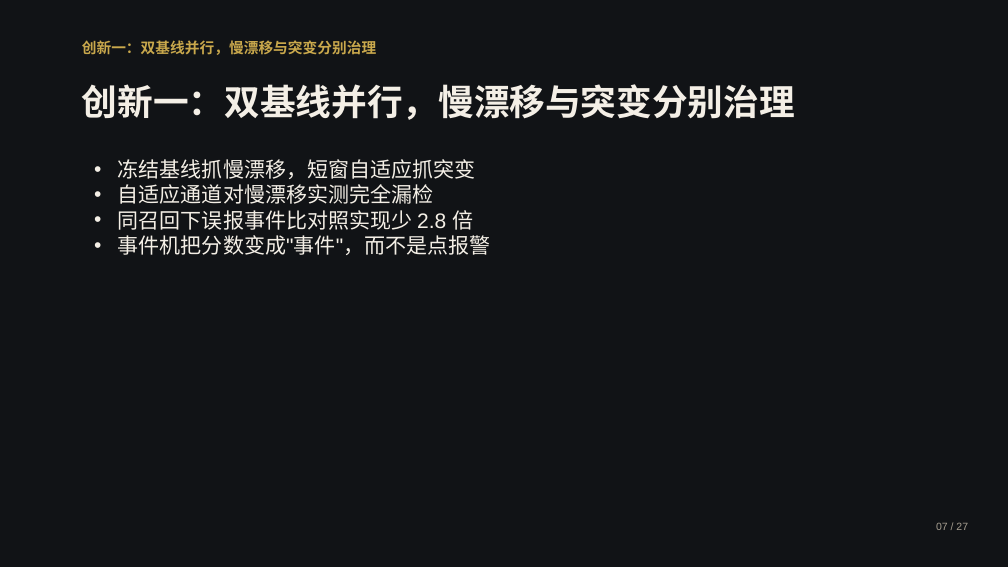
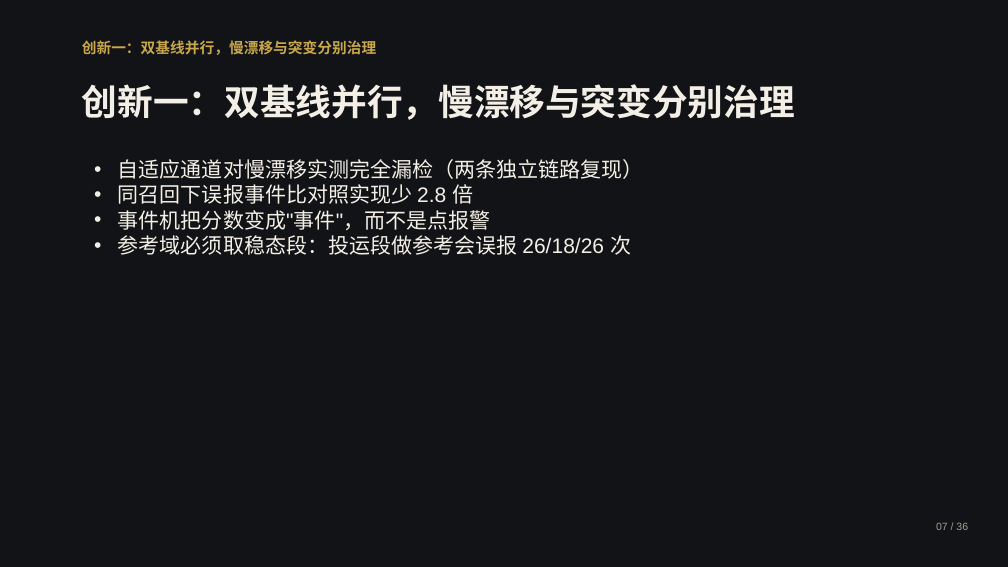
Before and after one commit to by739yang/BEWG_PdM, a slide deck: slide 9 of deliverables/ppt/澜脉_商业计划书.pptx (slide 7 before the commit). Drawn at 1008x567 pixels with LibreOffice and Linux fonts; fonts in the diff are those of the drawing. Boxes give left, top, right and bottom in pixels: in the first picture for what was removed or moved away, otherwise in the second. Text is boxed around its words. In the diff, an @@ line names an element or a change of style, - is before the commit and + after.

```diff
--- a/deliverables/ppt/澜脉_商业计划书.pptx
+++ b/deliverables/ppt/澜脉_商业计划书.pptx
@@ text at [118,159,644,179]: text changed @@
-• 冻结基线抓慢漂移，短窗自适应抓突变
-• 自适应通道对慢漂移实测完全漏检
+• 自适应通道对慢漂移实测完全漏检（两条独立链路复现）
@@ text at [118,235,631,255]: paragraph added @@
+• 参考域必须取稳态段：投运段做参考会误报 26/18/26 次
@@ text at [936,523,968,530]: text changed @@
-07 / 27
+07 / 36
```
Also in this commit, not shown: 25 other slides changed, 22 slides added, 1 slide removed, 19 other files.
